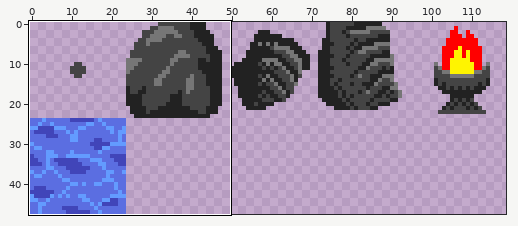
One commit to this pixel-art file: assets/asesprite/tiles_ase.aseprite. Above: a wide view before the commit, with the close-up outlined.
Close-up. Before the edit:
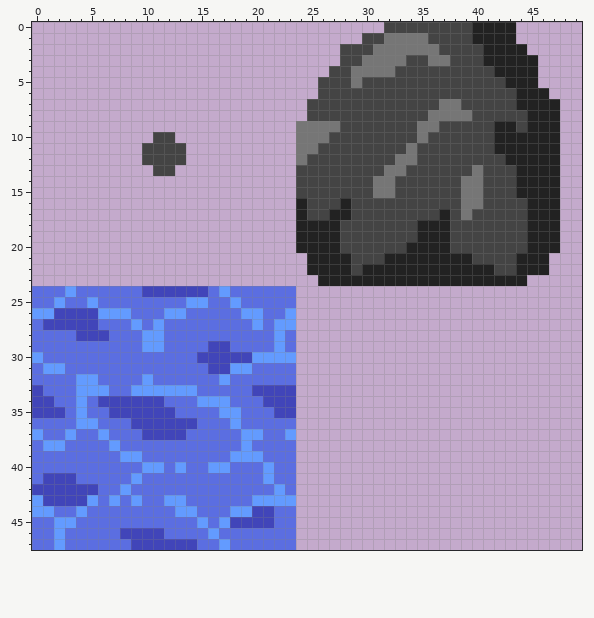
120x48 pixels, 1 frame. Shown: x 0..49, y 0..47. The wide view leaves out empty margins.
The result:
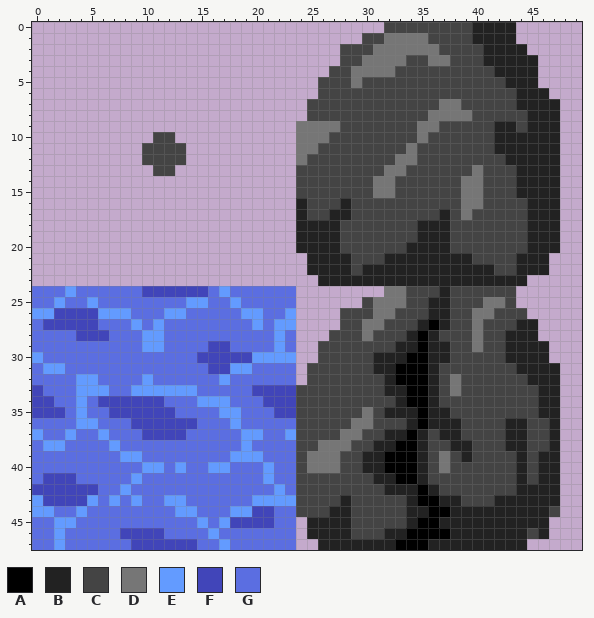
Palette (. is transparent): A #000000  B #222222  C #444444  D #767676  E #639bff  F #4145b9  G #5b6ee1
Change:
Changed rows in their new state; - is an unchanged pixel.
first column x 24:
24 --------DDCCCBCCCCCC----
25 ------CDDDCCBBCCCDDC----
26 ----CCCDDCCCBBCCDDCCC---
27 ----CCDDCCCBABCCDCCCBB--
28 ---CCCDCCCBABCCCDCCBBB--
29 --CCCCCCCBBABBCCDCCBBBB-
30 --CCCCCBBBAABBCCCCCBBBB-
31 -CCCCCCBBAAABCCCCCCCBBBB
32 -CCCCCCCBAAABCDCCCCCCBBB
33 CCCCCCCCBBAABCDCCCCCCCBB
34 CCCCCCCCCBAABCCCCCCCCCBB
35 CCCCCCDCBBBABBCCCCCCCCBB
36 CCCCCDDCCCBABBBCCCCBBCCB
37 CCCCDDCCBBABCBBCCCCBBCCB
38 CCDDDCCBBAABCCBBCCCBBCCB
39 CDDDCCBBAAABCDCBCCCCBCBB
40 CDDDCCBBAAABCDCCCCCCBCBB
41 CCCCCCCBBAABCCCCCCCCBCBB
42 CCCCCCCCBBBABCCCCCCCBBBB
43 CCCCBCCCCCBAABBCCCBBBBBB
44 CCCBBCCCCCBBAABBBBBBBBBC
45 -BBBBCCCCCBAABBBBBBBBBB-
46 -BBBBCCCBBAAAABBBBBBBCB-
47 --BBBBBBBAAABBBBBBBBB---
Where, in picture pixels (left, top, right, bottom), the same in both close-ups:
added: (296, 286, 560, 550)
